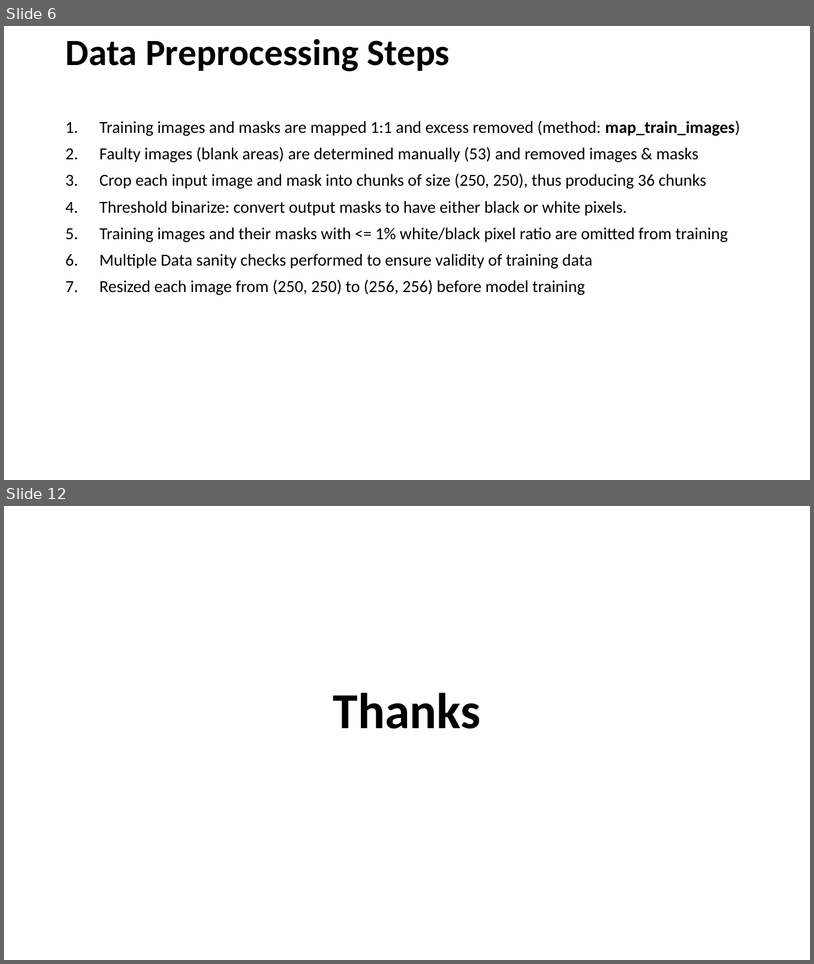
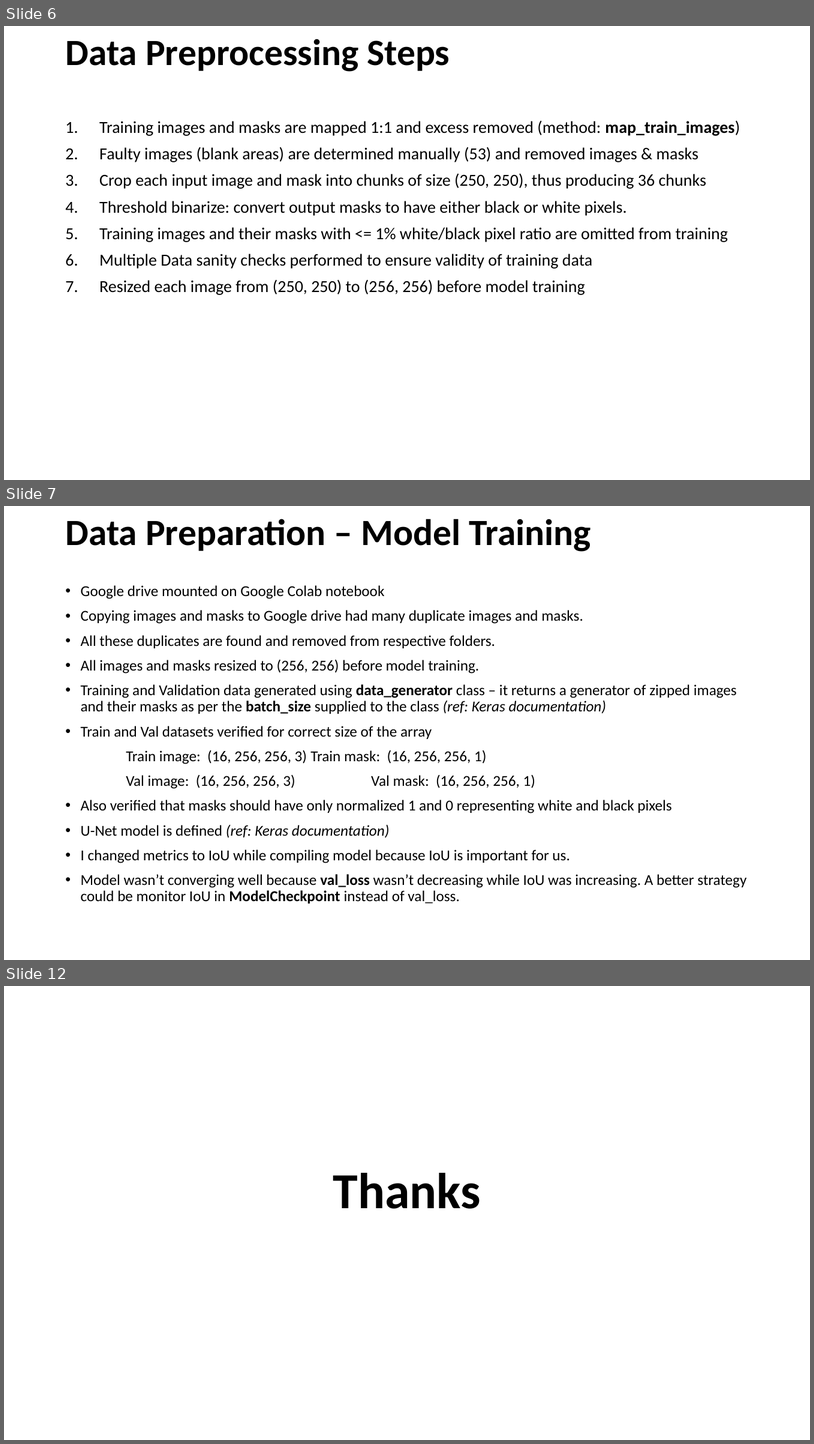
Before and after one commit to binit9/road_detection_satelite_imagery, a slide deck: Road Features from Satellite Imagery.pptx. Shown one above the other, each under a label of ours: slides 6 and 12 before the commit, slides 6, 7 and 12 after it; the slides between them are not shown. The pictures are 814x964 and 814x1444 pixels, drawn with LibreOffice and Linux fonts; fonts in the diff are those of the drawing. Boxes give left, top, right and bottom in pixels: in the first picture for what was removed or moved away, otherwise in the second. Text is boxed around its words. In the diff, an @@ line names an element or a change of style, - is before the commit and + after.

```diff
--- a/Road Features from Satellite Imagery.pptx
+++ b/Road Features from Satellite Imagery.pptx
@@ slide 7 added at (4, 506, 810, 960), background #FFFFFF @@
@@ text added at (65, 519, 591, 552), 44 pt, text #000000, bold @@
+Data Preparation – Model Training
@@ text added at (81, 585, 747, 903), 18 pt, text #000000 @@
+• Google drive mounted on Google Colab notebook
+• Copying images and masks to Google drive had many duplicate images and masks.
+• All these duplicates are found and removed from respective folders.
+• All images and masks resized to (256, 256) before model training.
+• Training and Validation data generated using data_generator class – it returns a generator of zipped images and their masks as per the batch_size supplied to the class (ref: Keras documentation)
+• Train and Val datasets verified for correct size of the array
+Train image: (16, 256, 256, 3) Train mask: (16, 256, 256, 1)
+Val image: (16, 256, 256, 3) Val mask: (16, 256, 256, 1)
+• Also verified that masks should have only normalized 1 and 0 representing white and black pixels
+• U-Net model is defined (ref: Keras documentation)
+• I changed metrics to IoU while compiling model because IoU is important for us.
+• Model wasn’t converging well because val_loss wasn’t decreasing while IoU was increasing. A better strategy could be monitor IoU in ModelCheckpoint instead of val_loss.
```
Also in this commit, not shown: 2 slides changed, 2 other slides added, 3 slides removed, 2 other files.
